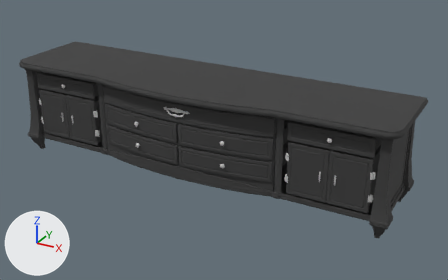
Before and after pictures for a commit that changed the FBX model LastNightOfJohnDoe/Assets/FBX/Props/ChesOfDawers_Hall.FBX.
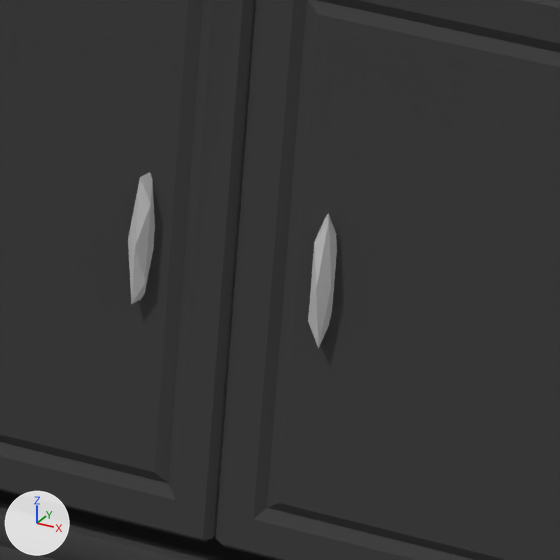
The first picture shows the older version from a 50 mm lens placed at (2.47, -4.15, 2.43), pointed at (0.18, 0.01, 0.34). The close-ups show both versions on the part from 69% to 79% of the width and 56% to 73% of the height of that picture; other places that the commit changed are outside them. Every picture has the same lights, and +X, +Y and +Z are marked at lower left. Where no turn or scale is listed for an object, it has been applied to the vertices. Vertices at the same position are counted once.

In view in the first close-up: 'ChestOfDawers_Hall_Door_03', 'ChestOfDawers_Hall_Door_04', 'ChestOfDawers_Hall_Main'.
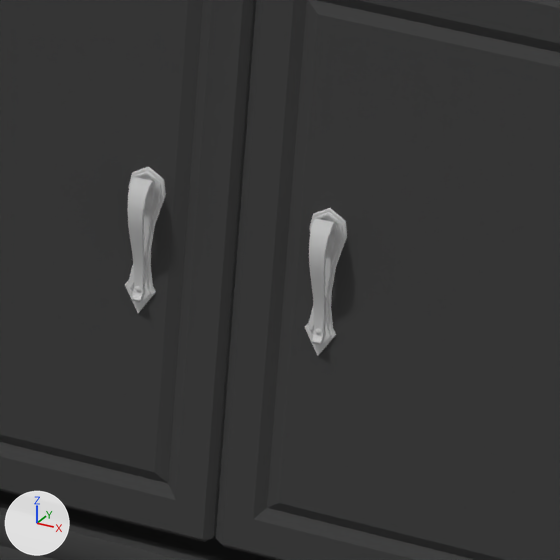
Boxes (x1, y1, x2, y2) around the edits, measured in the close-ups (560 x 560 px):
```json
{"part": 1, "of": "me_mesh_004", "change": "rebuilt", "before": [308, 213, 337, 348], "after": [309, 218, 337, 345]}
{"part": 2, "of": "me_mesh_004", "change": "added", "after": [305, 208, 347, 356]}
{"part": 3, "of": "me_mesh_005", "change": "rebuilt", "before": [128, 172, 155, 304], "after": [127, 177, 155, 302]}
{"part": 4, "of": "me_mesh_005", "change": "added", "after": [125, 167, 166, 313]}
```

The change, as JSON lines over the scene's bpy script:
```json
{"block": "me_mesh_004", "where": "# used by ob_chestofdawers_hall_door_04; location = (1.5317, -0.3195, 0.291)"}
{"op": "remove", "block": "me_mesh_004", "code": "me_mesh_004.from_pydata(...)  # 272 vertices, 216 faces; spans x -0.319..0.004, y -0.02..0.008, z -0.102..0.313"}
{"op": "add", "block": "me_mesh_004", "code": "me_mesh_004.from_pydata(...)  # 494 vertices, 420 faces; spans x -0.319..0.004, y -0.025..0.008, z -0.102..0.313"}
{"block": "me_mesh_004", "change": "me_mesh_004 part 1: the loose piece of 12 vertices spanning x -0.269..-0.255, y -0.02..0.005, z 0.056..0.143 is rebuilt with 68 vertices and now spans x -0.268..-0.256, y -0.025..-0.007, z 0.058..0.143"}
{"block": "me_mesh_004", "change": "me_mesh_004 part 2: a new loose piece of 132 vertices spanning x -0.274..-0.25, y -0.008..-0.005, z 0.046..0.147, in mat_cajonera_02_mat (light grey #cacaca)"}
{"op": "remove", "block": "me_mesh_004", "code": "me_mesh_004.materials.append(mat_cajonera_02_mat)"}
{"block": "me_mesh_005", "where": "# used by ob_chestofdawers_hall_door_03; location = (0.8927, -0.3195, 0.291)"}
{"op": "remove", "block": "me_mesh_005", "code": "me_mesh_005.from_pydata(...)  # 272 vertices, 216 faces; spans x -0.004..0.319, y -0.02..0.008, z -0.102..0.313"}
{"op": "add", "block": "me_mesh_005", "code": "me_mesh_005.from_pydata(...)  # 494 vertices, 420 faces; spans x -0.004..0.319, y -0.025..0.008, z -0.102..0.313"}
{"block": "me_mesh_005", "change": "me_mesh_005 part 3: the loose piece of 12 vertices spanning x 0.255..0.269, y -0.02..0.005, z 0.056..0.143 is rebuilt with 68 vertices and now spans x 0.256..0.268, y -0.025..-0.007, z 0.058..0.143"}
{"block": "me_mesh_005", "change": "me_mesh_005 part 4: a new loose piece of 132 vertices spanning x 0.25..0.274, y -0.008..-0.005, z 0.046..0.147, in mat_cajonera_02_mat (light grey #cacaca)"}
{"op": "remove", "block": "me_mesh_005", "code": "me_mesh_005.materials.append(mat_cajonera_02_mat)"}
```
